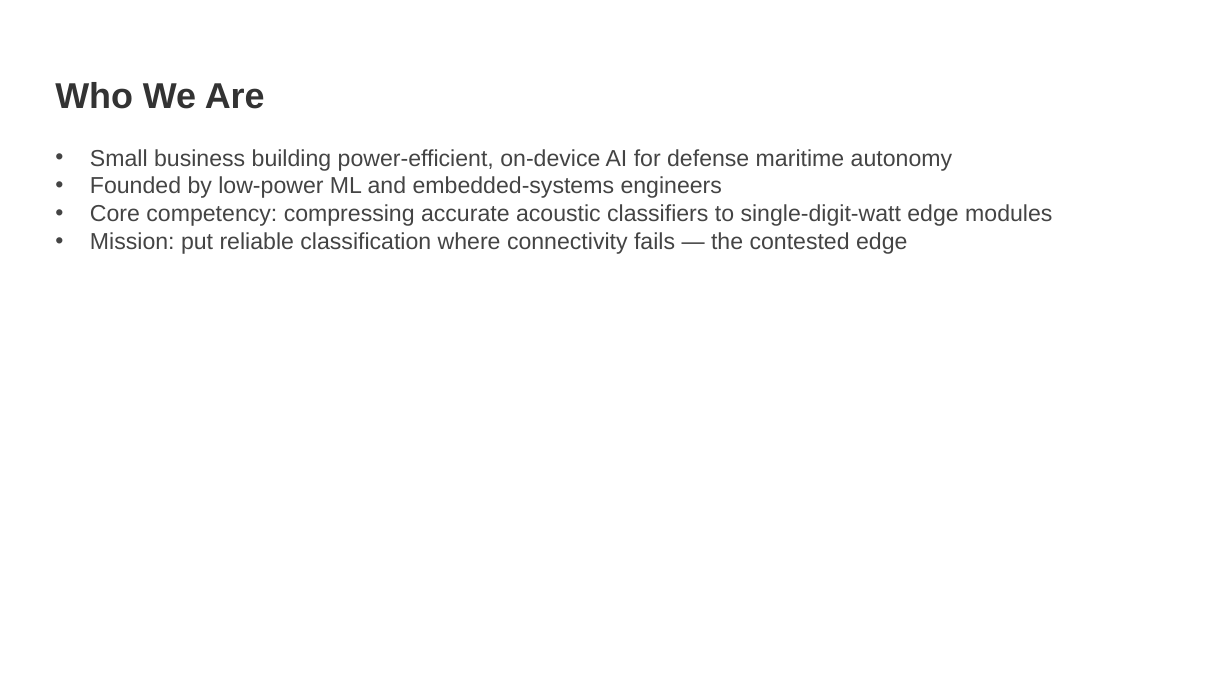
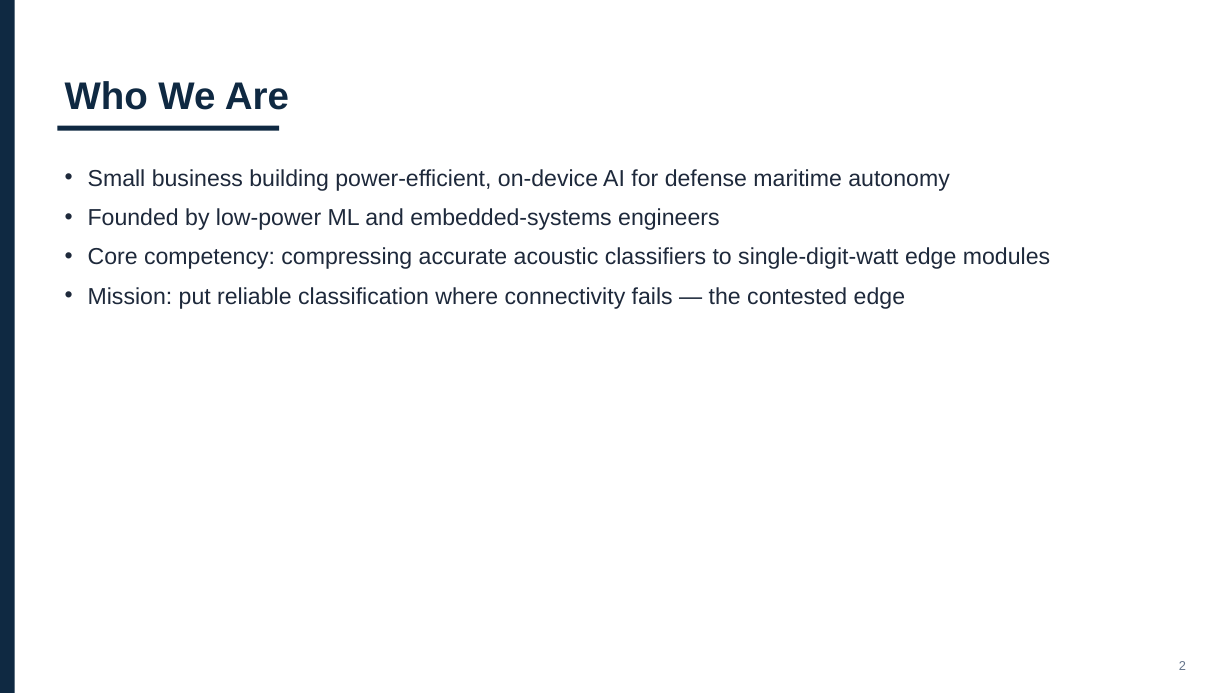
Before and after one commit to ubi-wagner/govwin, a slide deck: slide 2 of docs/sample-proposal-navy-sttr/Aerivio_Navy_STTR_Company_Overview.pptx. Drawn at 1232x693 pixels with LibreOffice and Linux fonts; fonts in the diff are those of the drawing. Boxes give left, top, right and bottom in pixels: in the first picture for what was removed or moved away, otherwise in the second. Text is boxed around its words. In the diff, an @@ line names an element or a change of style, - is before the commit and + after.

```diff
--- a/docs/sample-proposal-navy-sttr/Aerivio_Navy_STTR_Company_Overview.pptx
+++ b/docs/sample-proposal-navy-sttr/Aerivio_Navy_STTR_Company_Overview.pptx
@@ rectangle added at <box>0,0,15,693</box>, fill #0F2942 @@
@@ text "Who We Are": place and size @@
-text "Who We Are" at <box>55,82,265,109</box>
+text "Who We Are" at <box>65,81,289,110</box>
@@ text "Who We Are" at <box>65,81,289,110</box>: size 28 to 30 pt, text colour #333333 to #0F2942 @@
@@ rectangle added at <box>57,126,279,131</box>, fill #0F2942 @@
@@ text "Small business building power-efficient, on-device ...": place and size @@
-text "Small business building power-efficient, on-device ..." at <box>90,149,1052,254</box>
+text "Small business building power-efficient, on-device ..." at <box>88,169,1050,309</box>
@@ text "Small business building power-efficient, on-device ..." at <box>88,169,1050,309</box>: text colour #444444 to #1E293B; indent changed; line spacing 1 to 1.05; more space between paragraphs @@
@@ text added at <box>1179,661,1186,670</box>, 10 pt, text #64748B @@
+2
```
Also in this commit, not shown: 9 other slides changed, 25 other files.
